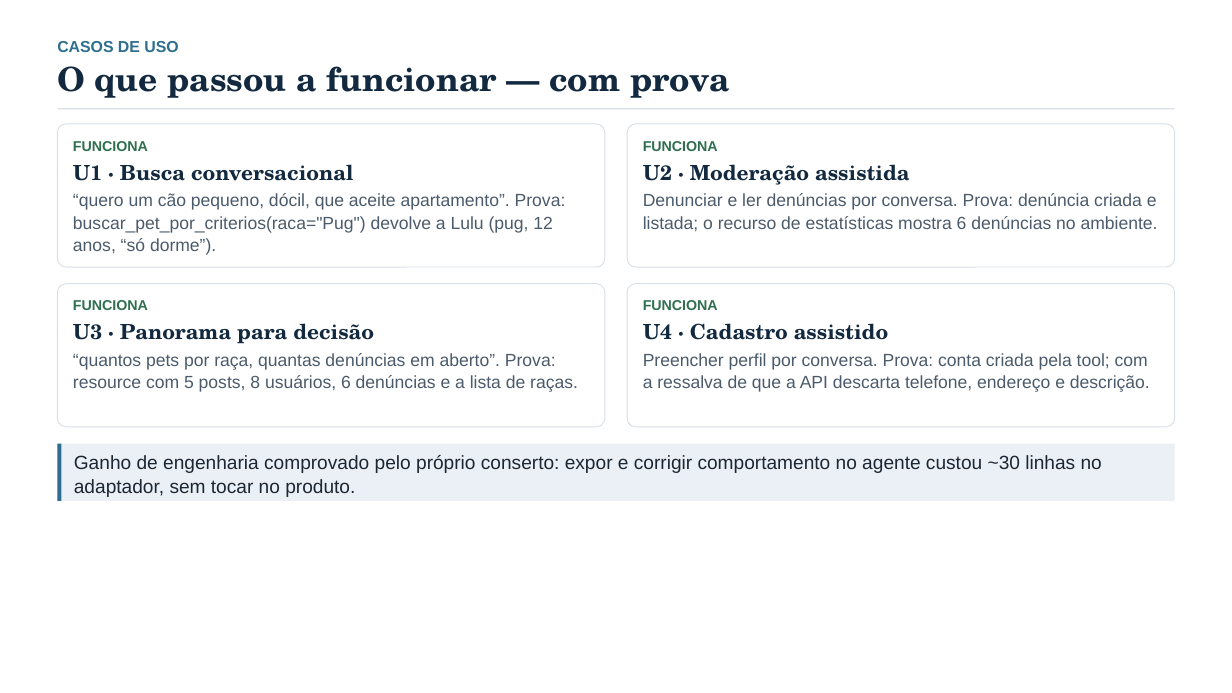
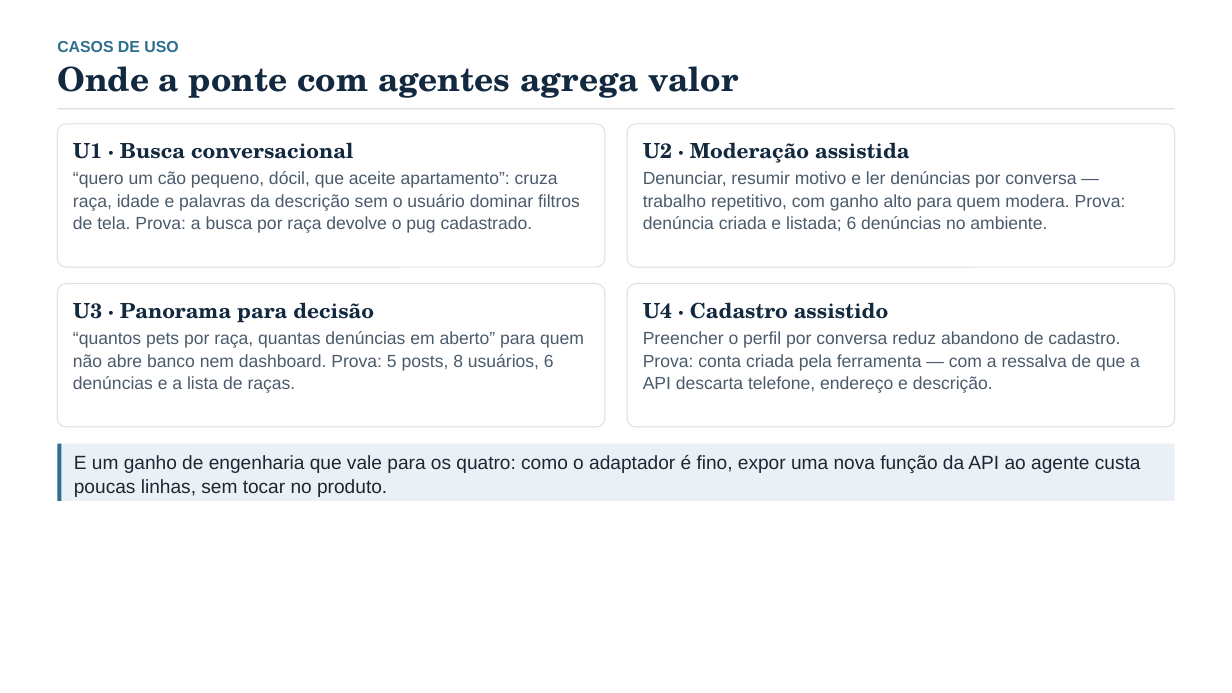
Before and after one commit to edu-correia/project-mcp-pet-adoption, a slide deck: slide 6 of docs/apresentacao-analise-pethouse-mcp.pptx (slide 7 before the commit). Drawn at 1232x693 pixels with LibreOffice and Linux fonts; fonts in the diff are those of the drawing. Boxes give left, top, right and bottom in pixels: in the first picture for what was removed or moved away, otherwise in the second. Text is boxed around its words. In the diff, an @@ line names an element or a change of style, - is before the commit and + after.

Commit message:
docs: apresenta a analise da solucao no estado atual (15 slides, sem antes/depois)
- deck reescrito: numeros e tese, arquitetura da ponte, inventario das 12 tools,
  metodo de verificacao, casos de uso, demo, tres insucessos e seguranca
- removidas as referencias a correcao/versao anterior: o material descreve o
  sistema como ele e (publico nao tem contexto de mudanca)
- roteiro de falas refeito para 4 pessoas sobre os 15 slides

```diff
--- a/docs/apresentacao-analise-pethouse-mcp.pptx
+++ b/docs/apresentacao-analise-pethouse-mcp.pptx
@@ text at [57,66,738,98]: text changed @@
-O que passou a funcionar — com prova
+Onde a ponte com agentes agrega valor
@@ text at [73,141,148,151]: paragraph removed @@
-FUNCIONA
@@ text at [643,141,718,151]: paragraph removed @@
-FUNCIONA
@@ text at [73,171,580,233]: text changed @@
-“quero um cão pequeno, dócil, que aceite apartamento”. Prova: buscar_pet_por_criterios(raca="Pug") devolve a Lulu (pug, 12 anos, “só dorme”).
+“quero um cão pequeno, dócil, que aceite apartamento”: cruza raça, idade e palavras da descrição sem o usuário dominar filtros de tela. Prova: a busca por raça devolve o pug cadastrado.
@@ text at [643,171,1126,231]: text changed @@
-Denunciar e ler denúncias por conversa. Prova: denúncia criada e listada; o recurso de estatísticas mostra 6 denúncias no ambiente.
+Denunciar, resumir motivo e ler denúncias por conversa — trabalho repetitivo, com ganho alto para quem modera. Prova: denúncia criada e listada; 6 denúncias no ambiente.
@@ text at [73,300,148,310]: paragraph removed @@
-FUNCIONA
@@ text at [643,300,718,310]: paragraph removed @@
-FUNCIONA
@@ text at [73,331,584,393]: text changed @@
-“quantos pets por raça, quantas denúncias em aberto”. Prova: resource com 5 posts, 8 usuários, 6 denúncias e a lista de raças.
+“quantos pets por raça, quantas denúncias em aberto” para quem não abre banco nem dashboard. Prova: 5 posts, 8 usuários, 6 denúncias e a lista de raças.
@@ text at [643,331,1140,393]: text changed @@
-Preencher perfil por conversa. Prova: conta criada pela tool; com a ressalva de que a API descarta telefone, endereço e descrição.
+Preencher o perfil por conversa reduz abandono de cadastro. Prova: conta criada pela ferramenta — com a ressalva de que a API descarta telefone, endereço e descrição.
@@ text at [74,455,1141,497]: text changed @@
-Ganho de engenharia comprovado pelo próprio conserto: expor e corrigir comportamento no agente custou ~30 linhas no adaptador, sem tocar no produto.
+E um ganho de engenharia que vale para os quatro: como o adaptador é fino, expor uma nova função da API ao agente custa poucas linhas, sem tocar no produto.
```
Also in this commit, not shown: 14 other slides changed, 1 slide removed, 4 other files.
